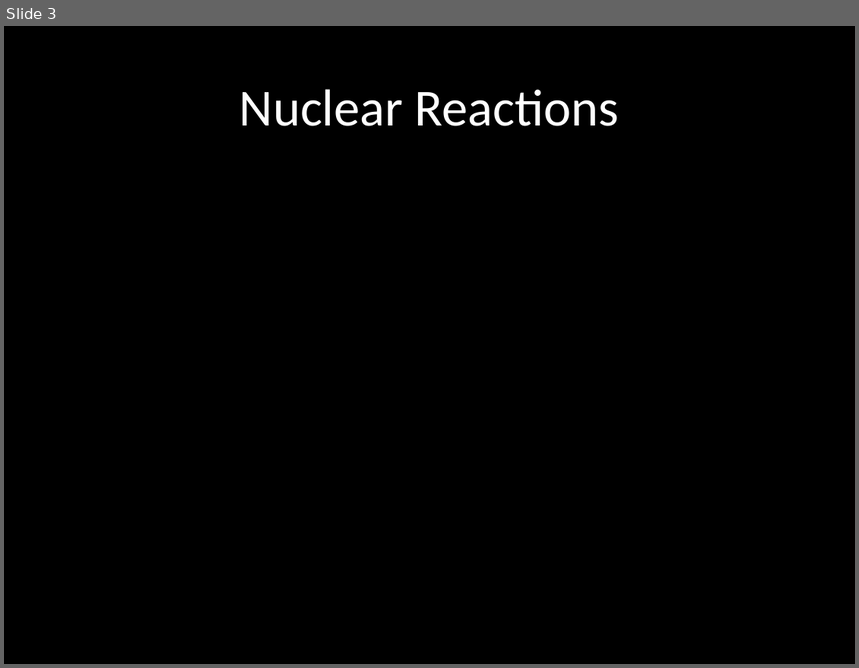
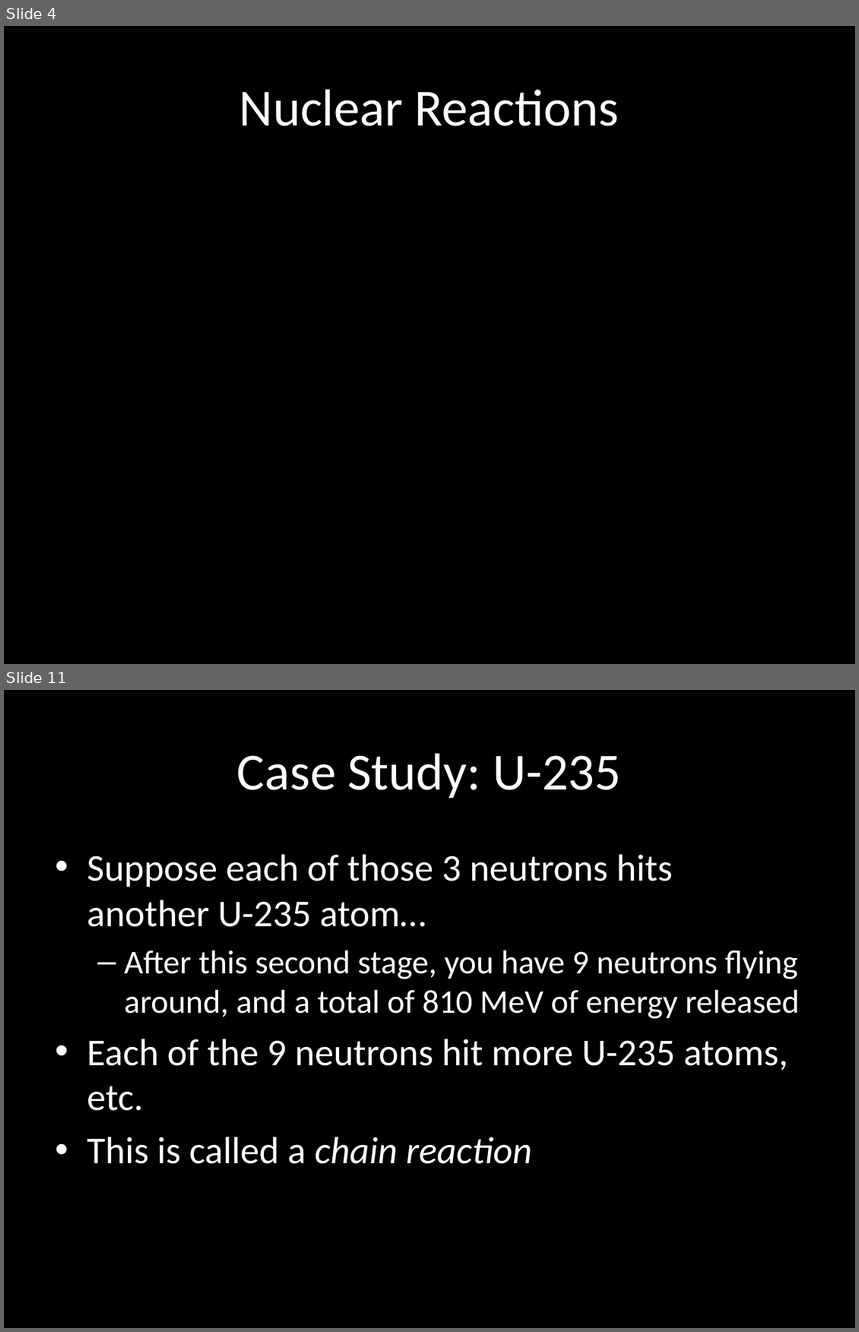
Before and after one commit to carlosgj/FRC-Training, a slide deck: Nuclear Physics Part 3.pptx. Shown one above the other, each under a label of ours: slide 3 before the commit, slides 4 and 11 after it; the slides between them are not shown. The pictures are 859x668 and 859x1332 pixels, drawn with LibreOffice and Linux fonts; fonts in the diff are those of the drawing; grey boxes stand for pictures; background and template pictures are left out. Boxes give left, top, right and bottom in pixels: in the first picture for what was removed or moved away, otherwise in the second. Text is boxed around its words. In the diff, an @@ line names an element or a change of style, - is before the commit and + after.

```diff
--- a/Nuclear Physics Part 3.pptx
+++ b/Nuclear Physics Part 3.pptx
@@ slide 11 added at (x1=4, y1=690, x2=855, y2=1328), background #000000 @@
@@ title added at (x1=237, y1=753, x2=621, y2=798), 44 pt, text #FFFFFF @@
+Case Study: U-235
@@ text added at (x1=87, y1=854, x2=800, y2=1164), 32 pt, text #FFFFFF @@
+• Suppose each of those 3 neutrons hits another U-235 atom…
+  – After this second stage, you have 9 neutrons flying around, and a total of 810 MeV of energy released
+• Each of the 9 neutrons hit more U-235 atoms, etc.
+• This is called a chain reaction
@@ what was slide 3 is now slide 4 @@
```
Also in this commit, not shown: 1 slide changed, 16 other slides added, 4 other files.
